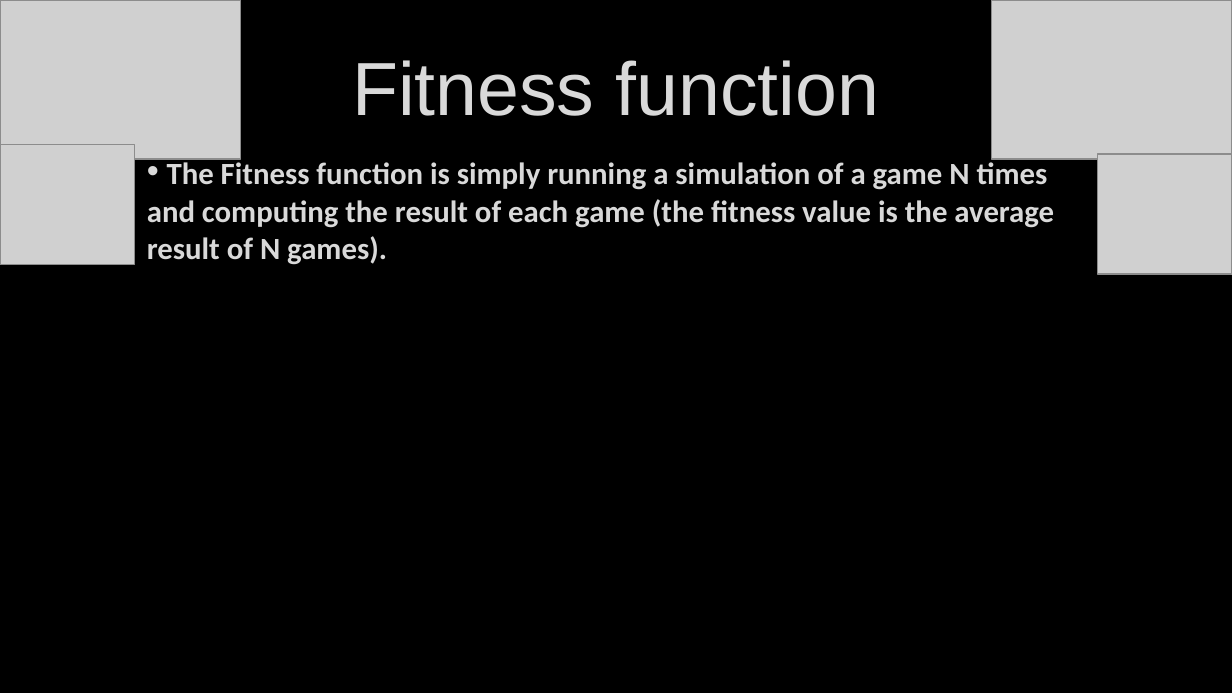
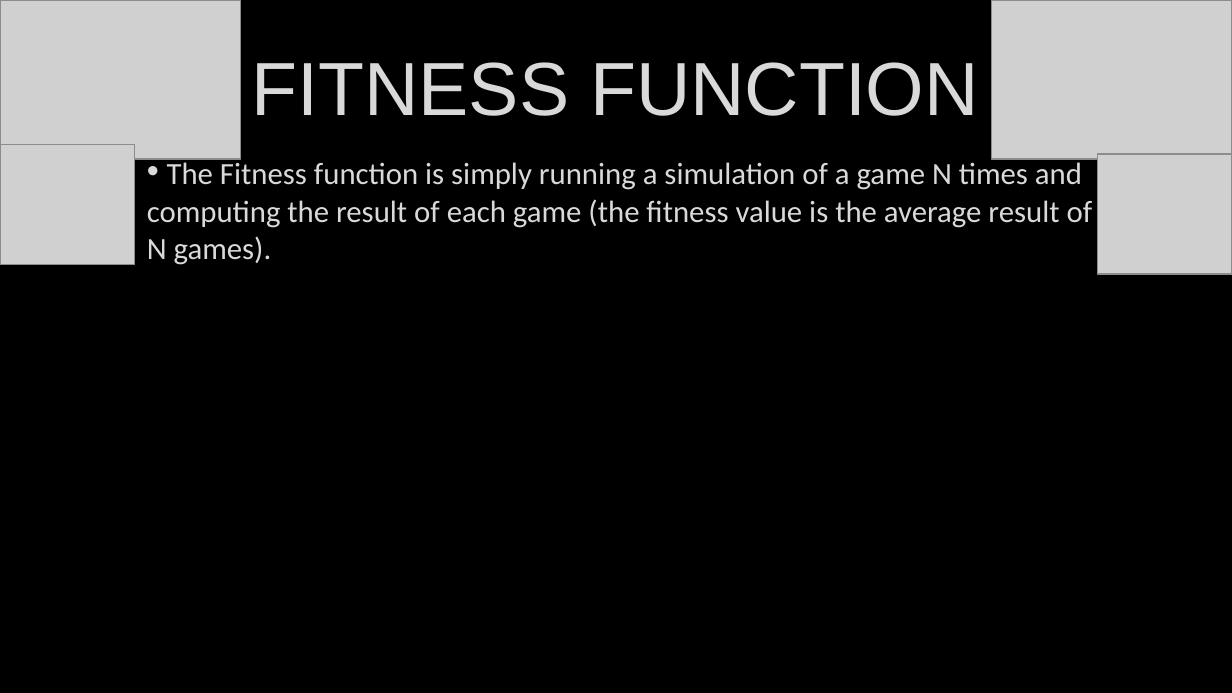
Before and after one commit to Untzi/ec_hanabi, a slide deck: slide 8 of hanabi (1).pptx (slide 7 before the commit). Drawn at 1232x693 pixels with LibreOffice and Linux fonts; fonts in the diff are those of the drawing; grey boxes stand for pictures. Boxes give left, top, right and bottom in pixels: in the first picture for what was removed or moved away, otherwise in the second. Text is boxed around its words. In the diff, an @@ line names an element or a change of style, - is before the commit and + after.

Commit message:
pptx changes

```diff
--- a/hanabi (1).pptx
+++ b/hanabi (1).pptx
@@ title at [252,62,979,116]: text changed @@
-Fitness function
+FITNESS FUNCTION
@@ text "The Fitness function is simply ..." at [147,158,1093,265]: bold off @@
```
Also in this commit, not shown: 1 slide added.
